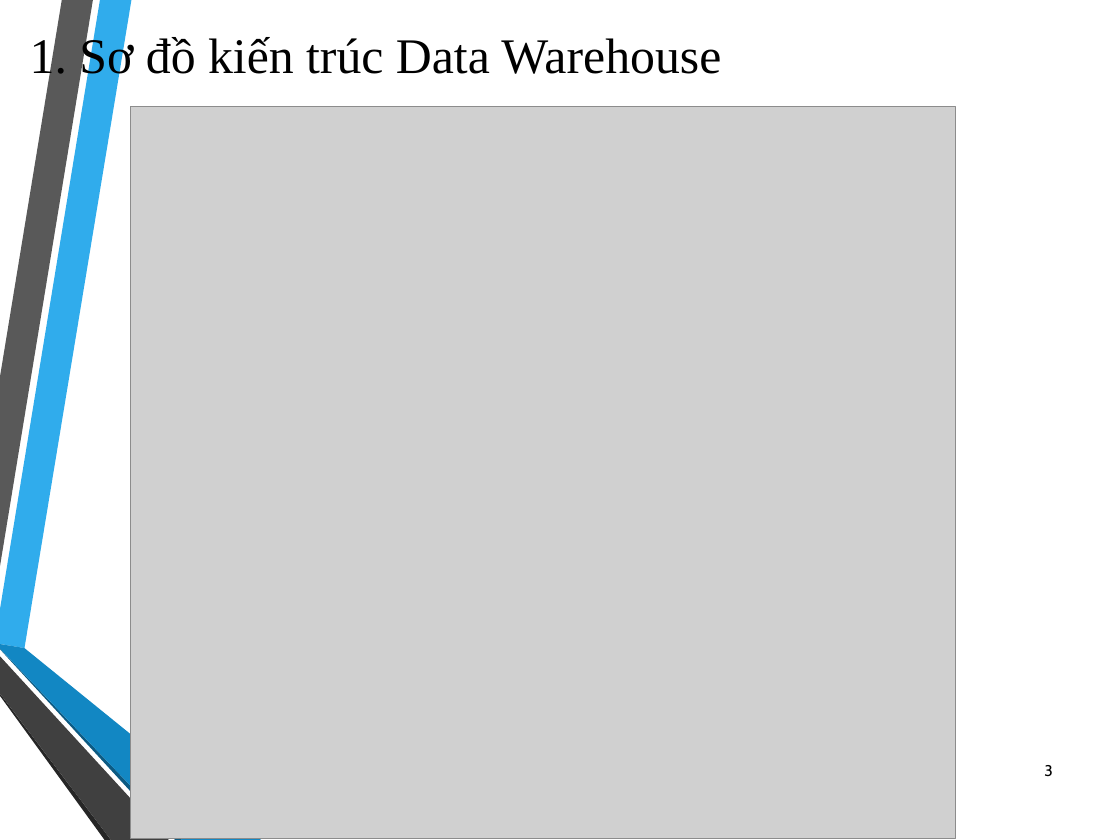
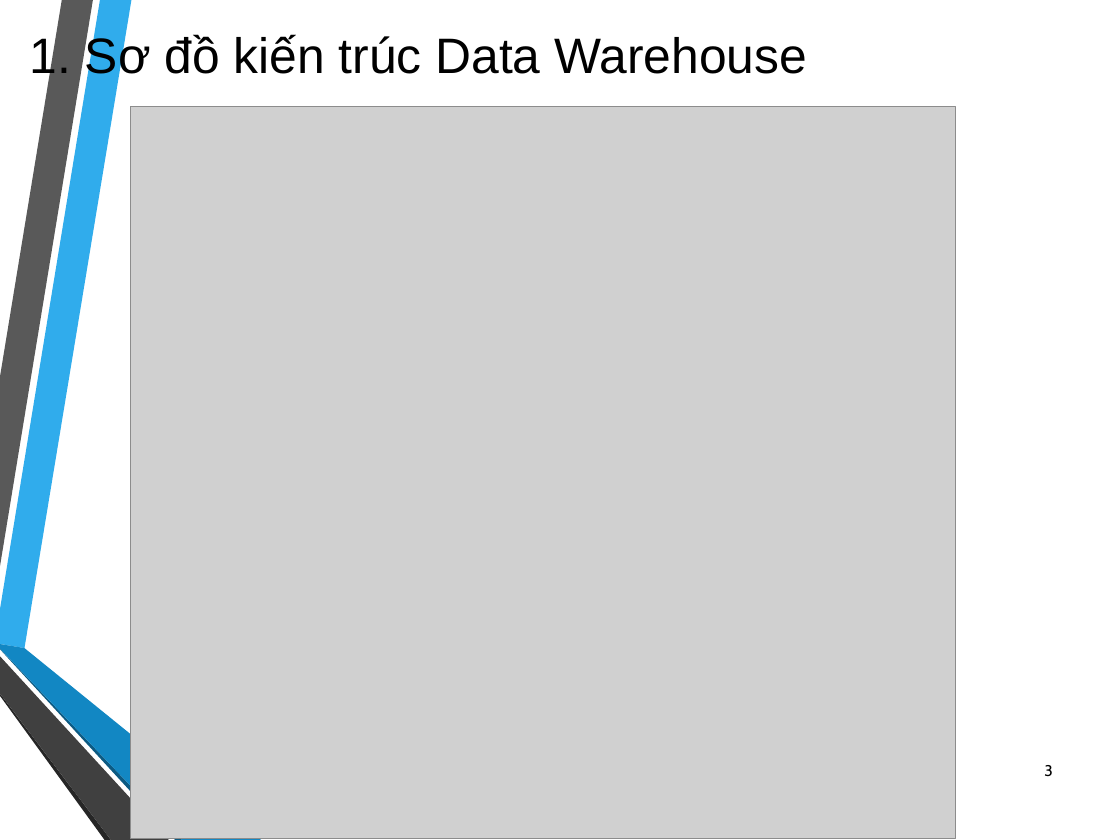
Before and after one commit to ThanhHiep1998/Data-Warehouse-2020_chieu_nhom-15, a slide deck: slide 3 of DataWarehouse_2020_chieu_nhom15.pptx. Drawn at 1120x840 pixels with LibreOffice and Linux fonts; fonts in the diff are those of the drawing; grey boxes stand for pictures; background and template pictures are left out. Boxes give left, top, right and bottom in pixels: in the first picture for what was removed or moved away, otherwise in the second. Text is boxed around its words. In the diff, an @@ line names an element or a change of style, - is before the commit and + after.

```diff
--- a/DataWarehouse_2020_chieu_nhom15.pptx
+++ b/DataWarehouse_2020_chieu_nhom15.pptx
@@ text "1. Sơ đồ kiến trúc ..." at (x1=30, y1=34, x2=807, y2=84): font Times New Roman to Arial @@
```
Also in this commit, not shown: 1 other slide changed.
